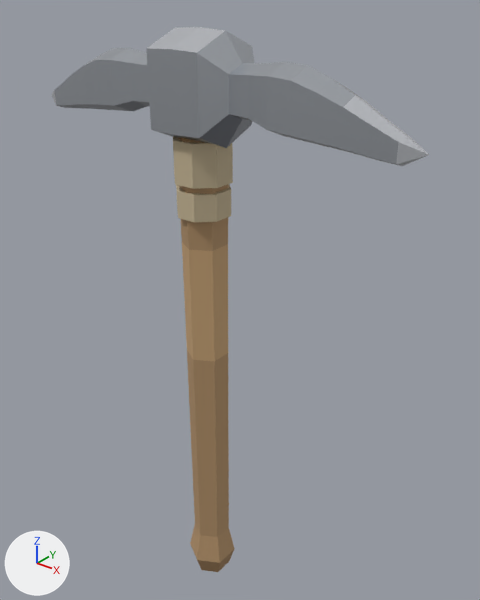
What one commit did to the glTF model assets/items/iron_pickaxe/model.glb.
The view is the same before and after, from a 50 mm camera at (0.568, -0.634, 0.415) aimed at (0.018, 0.054, -0.011). Arrows for +X, +Y and +Z are at lower left; the lights stay in place. The older version comes first. Vertices at exactly the same position are counted once.

The older version as bpy lines, for what is in view:
```python
me_iron_pickaxe = bpy.data.meshes.new('iron_pickaxe')
me_iron_pickaxe.from_pydata(...)  # 198 vertices, 380 faces; spans x -0.303..0.303, y -0.05..0.05, z -0.514..0.362
# faces by material slot: [152, 228]
me_iron_pickaxe.materials.append(mat_wood)
me_iron_pickaxe.materials.append(mat_iron)
ob_iron_pickaxe = bpy.data.objects.new('iron_pickaxe', me_iron_pickaxe)
ob_iron_pickaxe.location = (0.0, 0.0, 0.0)
```
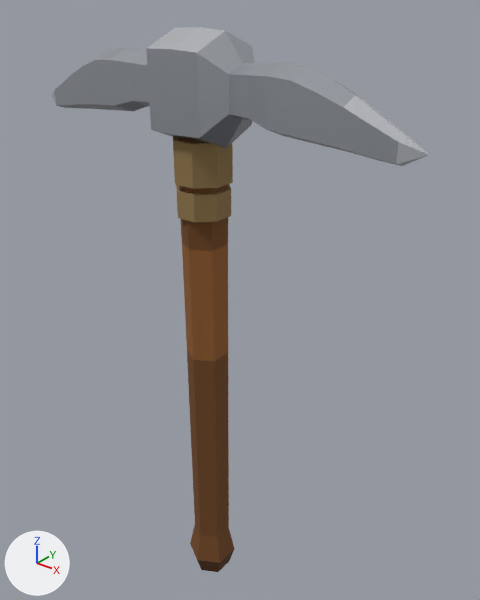
Location of each change, (x1, y1, x2, y2) in pixels of the pictures (480 x 600 px):
part 1 of me_iron_pickaxe, recoloured (darker): (179, 138, 235, 572) in both
part 2 of me_iron_pickaxe, recoloured (beige to brown): (173, 137, 233, 361) in both

The change in detail:
me_iron_pickaxe has 198 vertices, 380 faces and spans x -0.303..0.303, y -0.05..0.05, z -0.514..0.362.
me_iron_pickaxe is used by ob_iron_pickaxe; location (0.0, 0.0, 0.0).
me_iron_pickaxe part 1: 84 faces centred in x -0.031..0.031, y -0.029..0.029, z -0.505..0.273 are repainted in the vertex colours; the middle colour goes from brown #b19069 to brown #71461e.
me_iron_pickaxe part 2: 68 faces centred in x -0.037..0.037, y -0.037..0.037, z -0.023..0.233 are repainted in the vertex colours; the middle colour goes from beige #c5b595 to brown #90764b.
